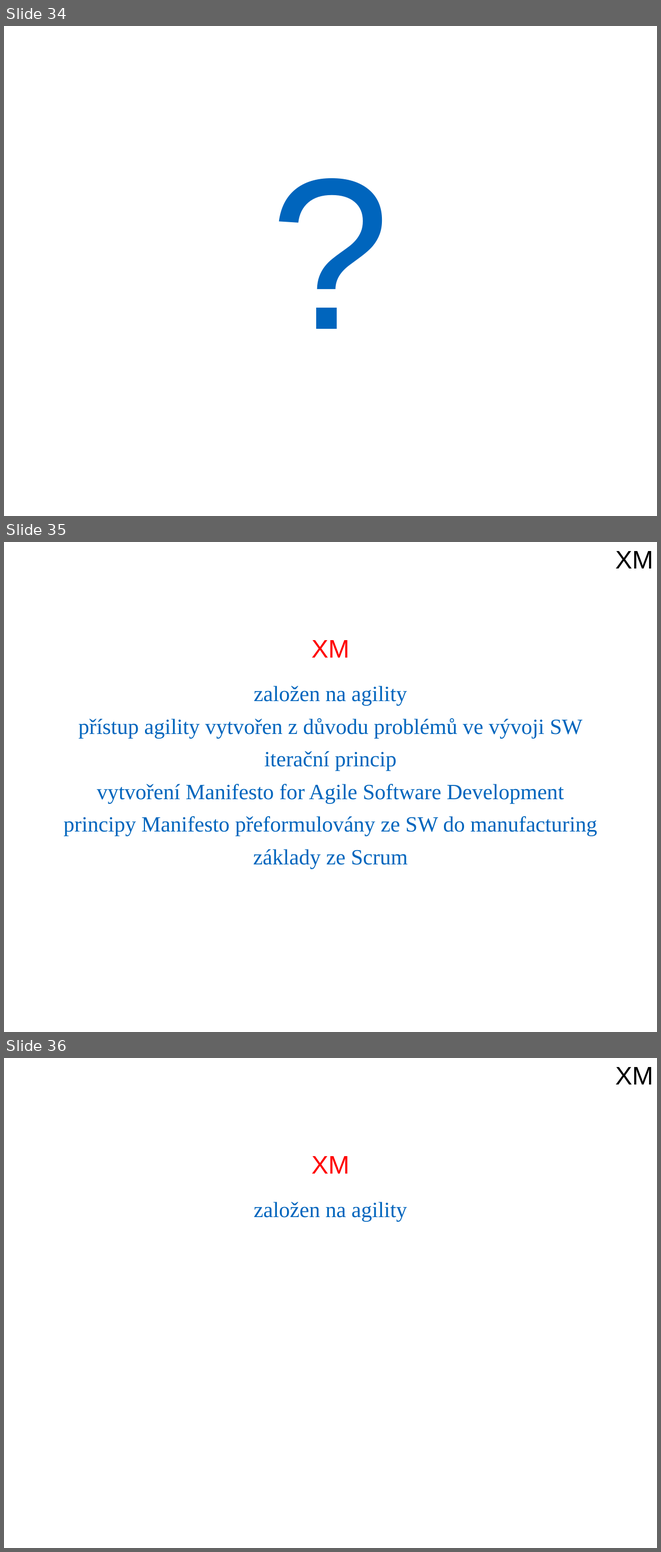
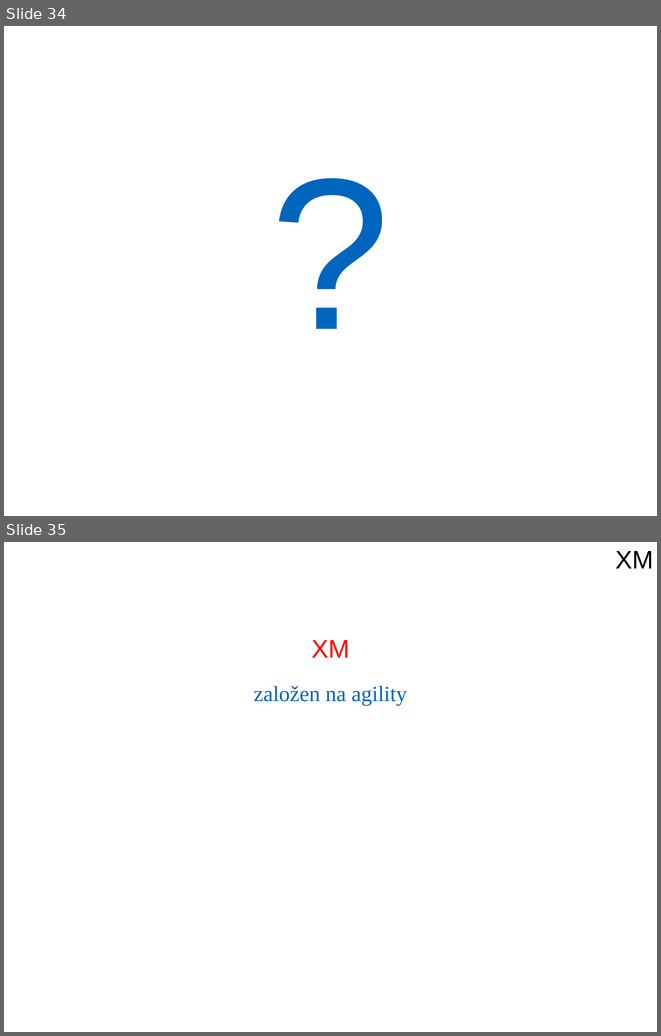
Before and after one commit to ZiipSi/tpr, a slide deck: source/files/prezentace_sem.pptx. Shown one above the other, each under a label of ours: slides 34, 35 and 36 before the commit, slides 34 and 35 after it. The pictures are 661x1552 and 661x1036 pixels, drawn with LibreOffice and Linux fonts; fonts in the diff are those of the drawing; background and template pictures are left out. Boxes give left, top, right and bottom in pixels: in the first picture for what was removed or moved away, otherwise in the second. Text is boxed around its words. In the diff, an @@ line names an element or a change of style, - is before the commit and + after.

```diff
--- a/source/files/prezentace_sem.pptx
+++ b/source/files/prezentace_sem.pptx
@@ slide 35 removed at (4,542,657,1032), background #FFFFFF @@
@@ text removed at (615,551,653,568) @@
-XM
@@ text removed at (311,640,350,658) @@
-XM
@@ text removed at (63,686,597,868) @@
-založen na agility
-přístup agility vytvořen z důvodu problémů ve vývoji SW
-iterační princip
-vytvoření Manifesto for Agile Software Development
-principy Manifesto přeformulovány ze SW do manufacturing
-základy ze Scrum
@@ what was slide 36 is now slide 35 @@
```
Also in this commit, not shown: 1 slide added, 1 other file.
